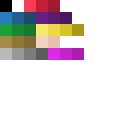
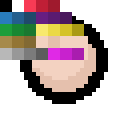
Two versions of the same layered image (128×128). Layer-by-layer changes:
renamed "Hand" to "Hand Base - Do Not Alter", showed it, painted on it over [20, 16, 108, 104]
hid "Hide for Final" over [20, 16, 108, 104]
